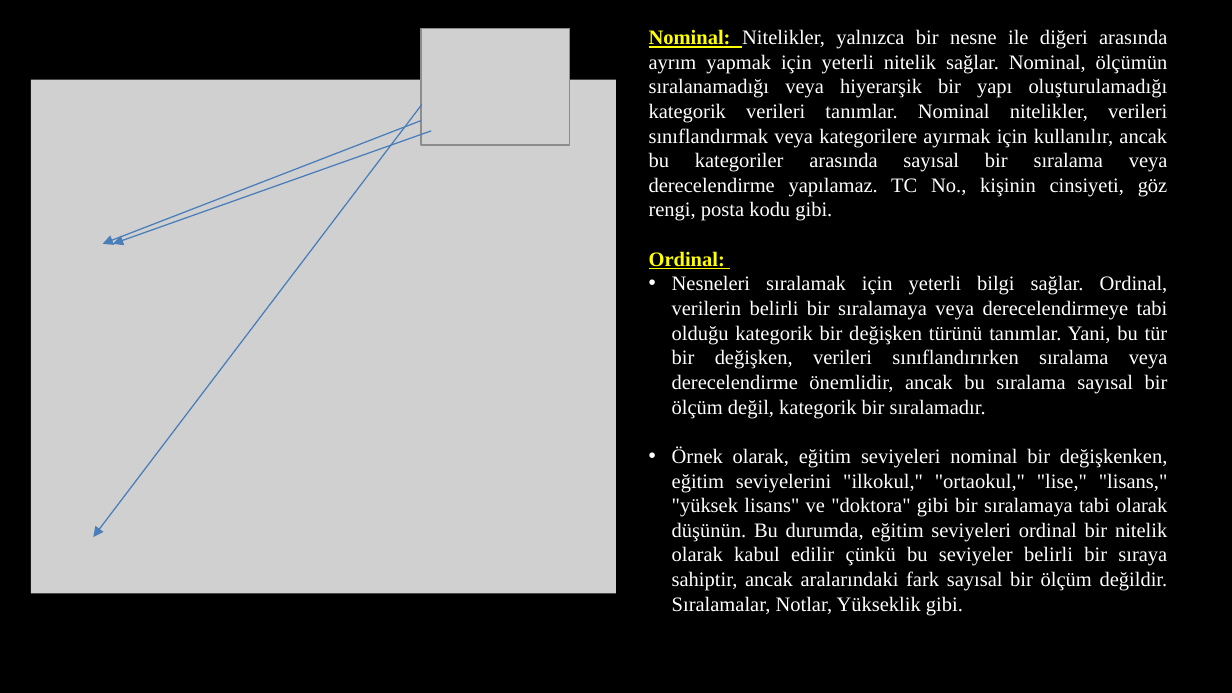
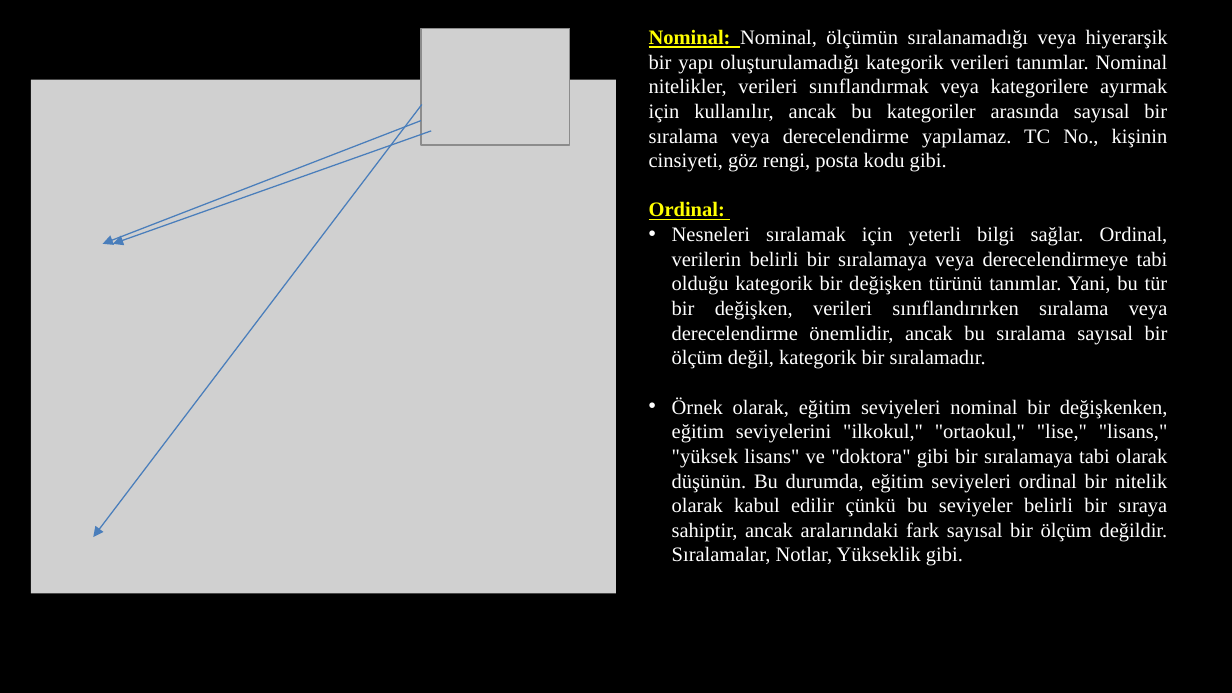
Before and after one commit to akaraci/Makine-Ogrenmesi, a slide deck: slide 10 of Sunular/MÖT-Hafta-2.pptx. Drawn at 1232x693 pixels with LibreOffice and Linux fonts; fonts in the diff are those of the drawing; grey boxes stand for pictures. Boxes give left, top, right and bottom in pixels: in the first picture for what was removed or moved away, otherwise in the second. Text is boxed around its words. In the diff, an @@ line names an element or a change of style, - is before the commit and + after.

```diff
--- a/Sunular/MÖT-Hafta-2.pptx
+++ b/Sunular/MÖT-Hafta-2.pptx
@@ text at [649,29,1168,172]: text changed @@
-Nominal: Nitelikler, yalnızca bir nesne ile diğeri arasında ayrım yapmak için yeterli nitelik sağlar. Nominal, ölçümün sıralanamadığı veya hiyerarşik bir yapı oluşturulamadığı kategorik verileri tanımlar. Nominal nitelikler, verileri sınıflandırmak veya kategorilere ayırmak için kullanılır, ancak bu kategoriler arasında sayısal bir sıralama veya derecelendirme yapılamaz. TC No., kişinin cinsiyeti, göz rengi, posta kodu gibi.
+Nominal: Nominal, ölçümün sıralanamadığı veya hiyerarşik bir yapı oluşturulamadığı kategorik verileri tanımlar. Nominal nitelikler, verileri sınıflandırmak veya kategorilere ayırmak için kullanılır, ancak bu kategoriler arasında sayısal bir sıralama veya derecelendirme yapılamaz. TC No., kişinin cinsiyeti, göz rengi, posta kodu gibi.
```
Also in this commit, not shown: 9 other slides changed, 9 slides added, 1 slide removed.
